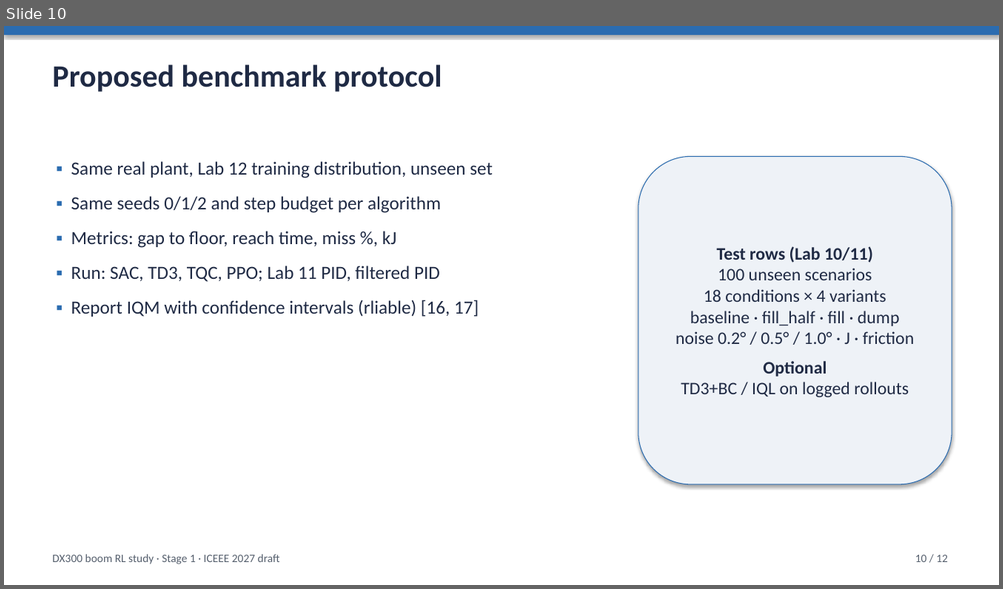
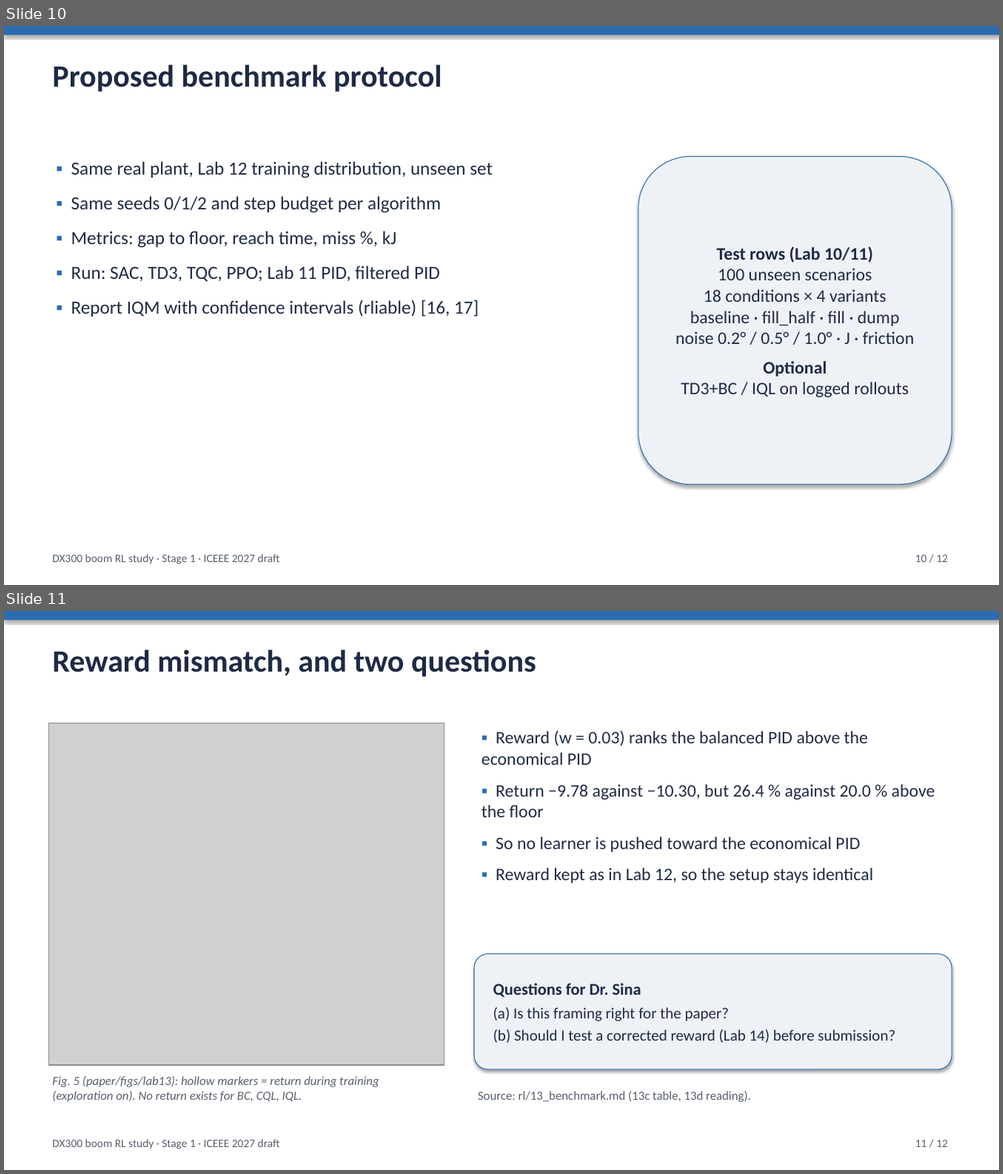
Before and after one commit to Ahmedayyadw/dx300-sim, a slide deck: slides/dx300_sac_methods.pptx. Shown one above the other, each under a label of ours: slide 10 before the commit, slides 10 and 11 after it. The pictures are 1003x589 and 1003x1174 pixels, drawn with LibreOffice and Linux fonts; fonts in the diff are those of the drawing; grey boxes stand for pictures. Boxes give left, top, right and bottom in pixels: in the first picture for what was removed or moved away, otherwise in the second. Text is boxed around its words. In the diff, an @@ line names an element or a change of style, - is before the commit and + after.

```diff
--- a/slides/dx300_sac_methods.pptx
+++ b/slides/dx300_sac_methods.pptx
@@ slide 11 added at bbox=[4, 611, 999, 1170], background #FFFFFF @@
@@ rectangle added at bbox=[4, 611, 999, 620], fill #2B6CB0 @@
@@ text added at bbox=[52, 649, 536, 677], 30 pt, text #1F2A44, bold @@
+Reward mismatch, and two questions
@@ picture added at bbox=[48, 723, 444, 1065] @@
@@ text added at bbox=[481, 730, 935, 883], 17 pt, text #1F2A44 @@
+▪ Reward (w = 0.03) ranks the balanced PID above the economical PID
+▪ Return −9.78 against −10.30, but 26.4 % against 20.0 % above the floor
+▪ So no learner is pushed toward the economical PID
+▪ Reward kept as in Lab 12, so the setup stays identical
@@ rounded rectangle added at bbox=[474, 954, 951, 1070], fill #EEF2F7, outline #2B6CB0 0.75 pt, 15 pt, text #1F2A44 @@
+Questions for Dr. Sina
+(a) Is this framing right for the paper?
+(b) Should I test a corrected reward (Lab 14) before submission?
@@ text added at bbox=[52, 1076, 379, 1102], 12 pt, text #555F6D, italic @@
+Fig. 5 (paper/figs/lab13): hollow markers = return during training (exploration on). No return exists for BC, CQL, IQL.
@@ text added at bbox=[478, 1091, 751, 1102], 12 pt, text #555F6D @@
+Source: rl/13_benchmark.md (13c table, 13d reading).
@@ text added at bbox=[52, 1139, 280, 1150], 11 pt, text #555F6D @@
+DX300 boom RL study · Stage 1 · ICEEE 2027 draft
@@ text added at bbox=[915, 1140, 948, 1147], 11 pt, text #555F6D @@
+11 / 12
```
Also in this commit, not shown: 3 other slides added, 4 slides removed, 2 other files.
